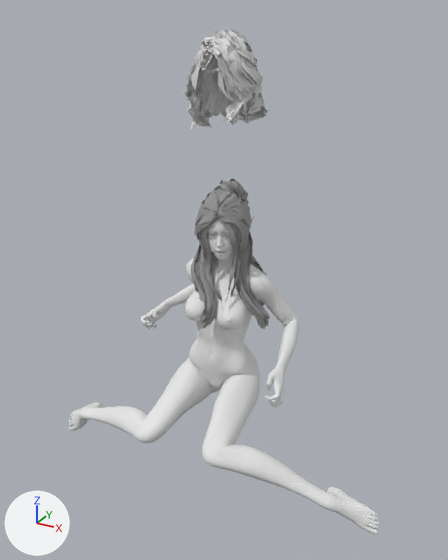
A saved change to the glTF model assets/characters/foxgirl.glb.
Both versions are drawn from a camera (50 mm lens) standing at (1.908, -3.442, 3.226) and looking at (0.067, -0.094, 1.552). Arrows for +X, +Y and +Z are at lower left; the lights stay in place. The picture after the commit comes second.

Objects in the first picture: 'body', 'hair1', 'hair3', 'lashes.001' and 1 more.
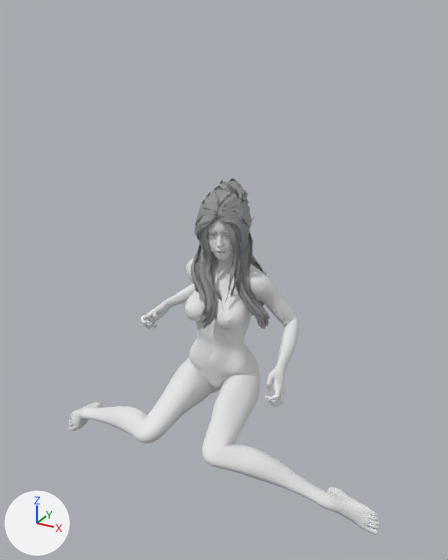
Location of each change, [x1, y1, x2, y2] in pixels of the pictures (448 x 560 px):
'hair1', deleted
    before: [183, 26, 269, 129]
'lashes.001', deleted
    before: [202, 67, 222, 73]

The change, as a diff of the scene's bpy script:
```diff
--- a/assets/characters/foxgirl.glb.py
+++ b/assets/characters/foxgirl.glb.py
@@ ob_hair1 @@
-ob_hair1 = bpy.data.objects.new('hair1', me_hair1)
-ob_hair1.location = (0.0, 0.0, 0.0)
@@ ob_lashes_001 @@
-ob_lashes_001 = bpy.data.objects.new('lashes.001', me_lashes_001)
-ob_lashes_001.location = (0.0, 0.0, 0.0)
```
